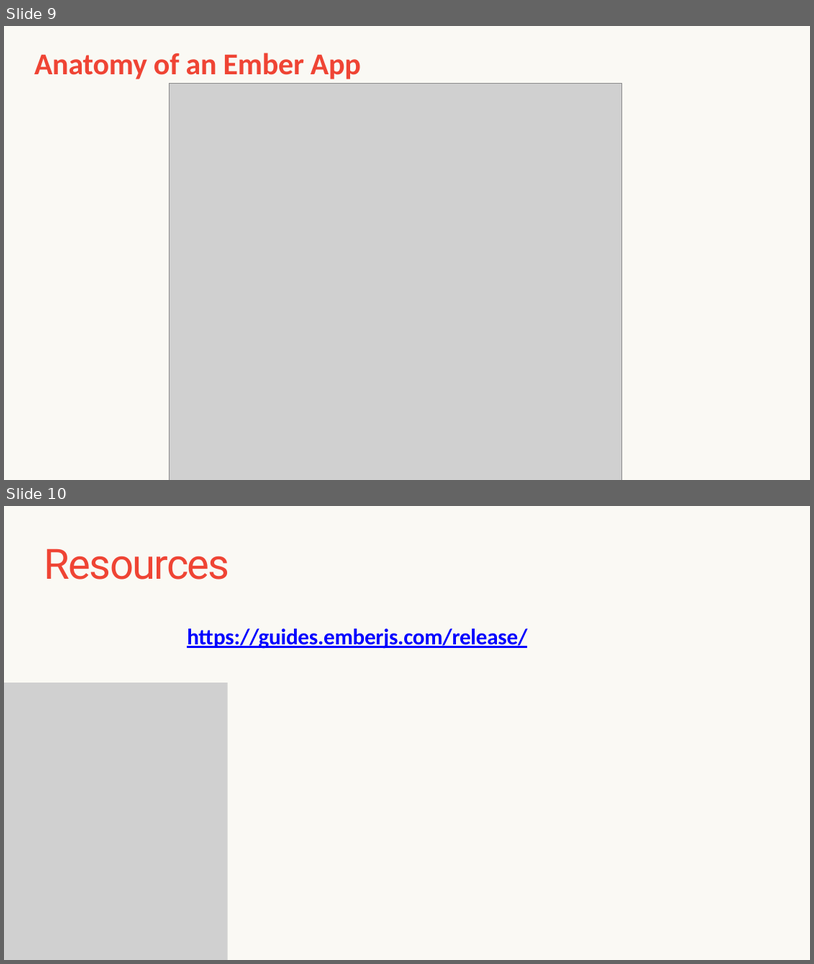
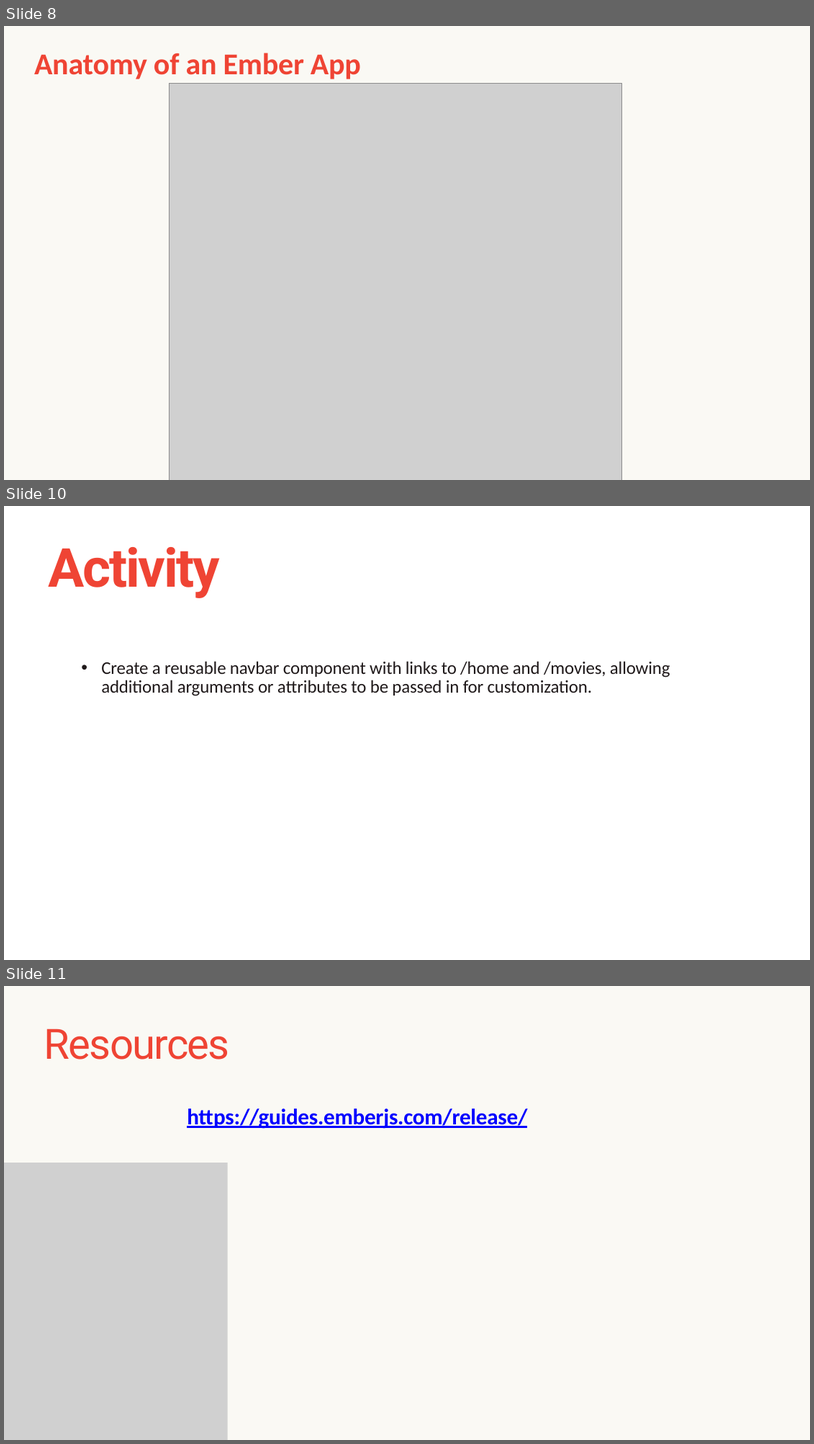
Before and after one commit to welcey96/AdvTopics, a slide deck: EmberJS.pptx. Shown one above the other, each under a label of ours: slides 9 and 10 before the commit, slides 8, 10 and 11 after it; the slides between them are not shown. The pictures are 814x964 and 814x1444 pixels, drawn with LibreOffice and Linux fonts; fonts in the diff are those of the drawing; grey boxes stand for pictures. Boxes give left, top, right and bottom in pixels: in the first picture for what was removed or moved away, otherwise in the second. Text is boxed around its words. In the diff, an @@ line names an element or a change of style, - is before the commit and + after.

```diff
--- a/EmberJS.pptx
+++ b/EmberJS.pptx
@@ slide 10 added at (4, 506, 810, 960), background #FFFFFF @@
@@ text added at (49, 547, 221, 598), 96 pt, text #EF4434, bold @@
+Activity
@@ text added at (101, 661, 670, 696), 32 pt, text #1F191A @@
+• Create a reusable navbar component with links to /home and /movies, allowing additional arguments or attributes to be passed in for customization.
@@ what was slide 9 is now slide 8 @@
@@ what was slide 10 is now slide 11 @@
```
Also in this commit, not shown: 1 slide changed, 1 other slide added, 1 slide removed.
